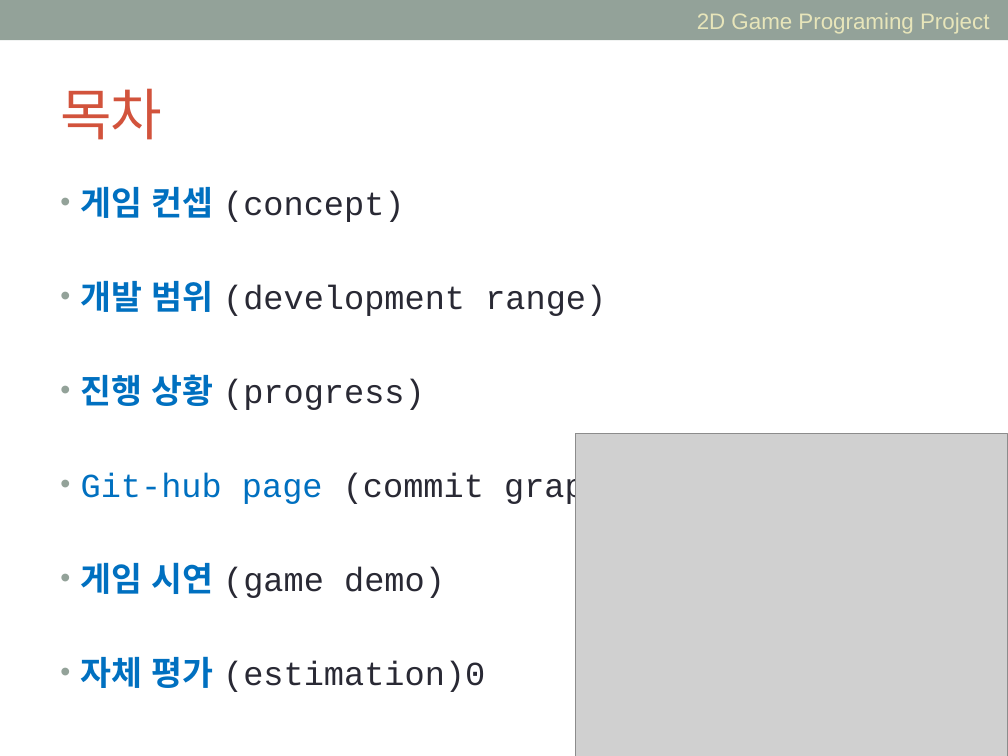
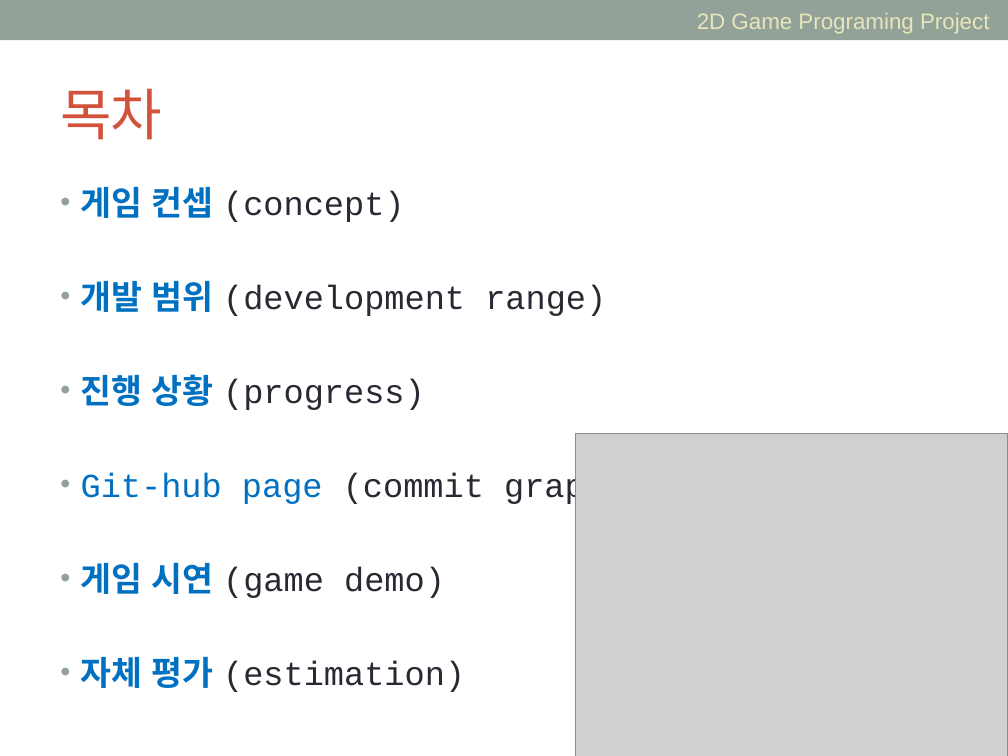
Before and after one commit to art4rtart/Drift, a slide deck: slide 2 of DRIFT2.pptx. Drawn at 1008x756 pixels with LibreOffice and Linux fonts; fonts in the diff are those of the drawing; grey boxes stand for pictures. Boxes give left, top, right and bottom in pixels: in the first picture for what was removed or moved away, otherwise in the second. Text is boxed around its words. In the diff, an @@ line names an element or a change of style, - is before the commit and + after.

```diff
--- a/DRIFT2.pptx
+++ b/DRIFT2.pptx
@@ text at box(81, 656, 465, 692): text changed @@
-• 자체 평가 (estimation)0
+• 자체 평가 (estimation)
```
